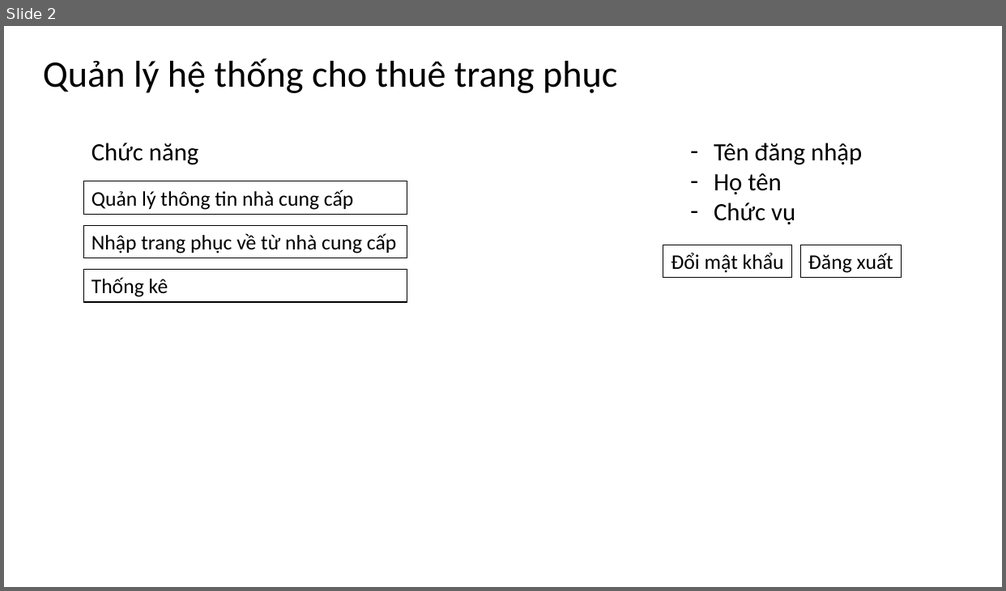
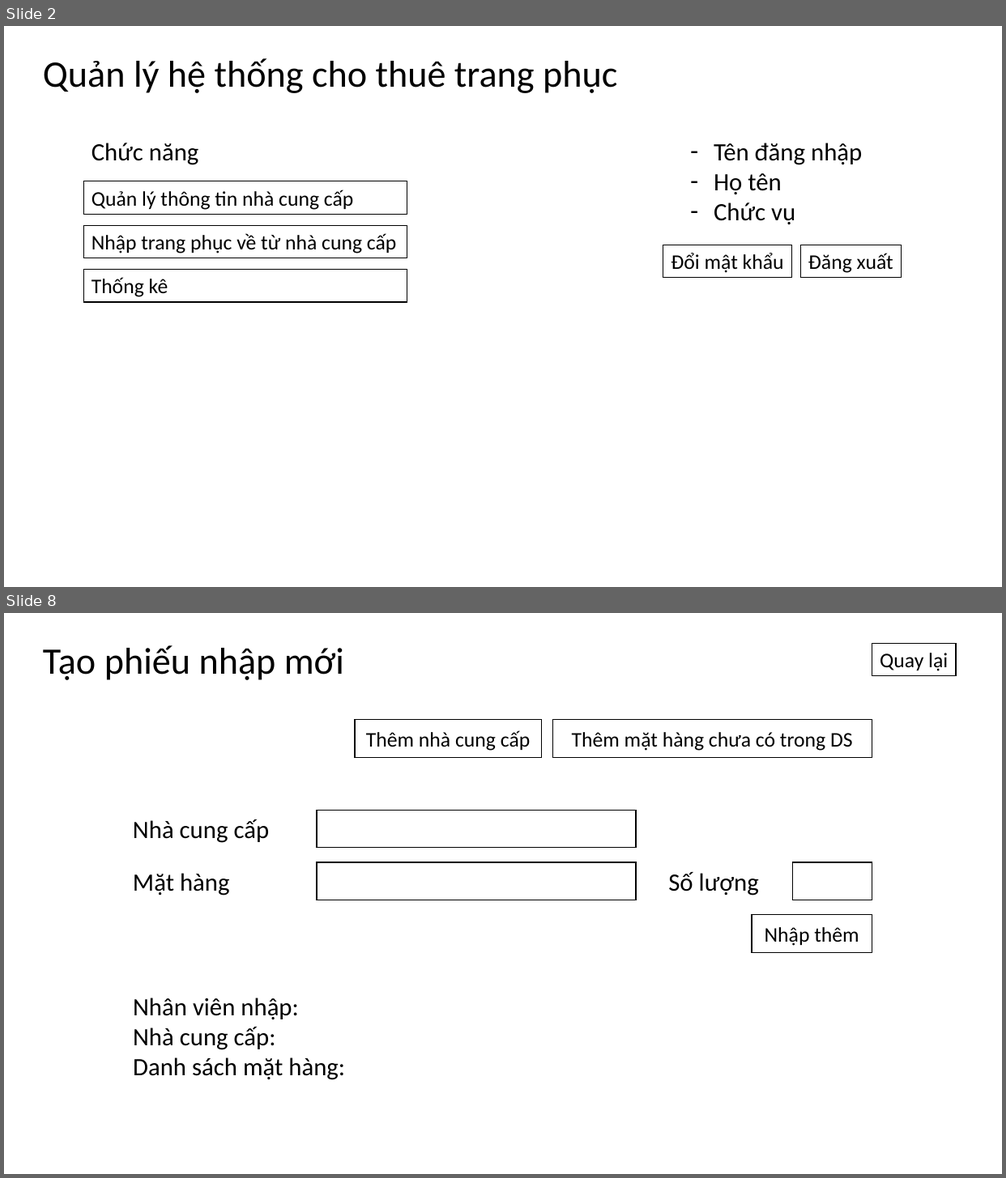
Before and after one commit to tuk3kCS/PTIT, a slide deck: 20251/Phân tích thiết kế HTTT/Hình vẽ/UI.pptx. Shown one above the other, each under a label of ours: slide 2 before the commit, slides 2 and 8 after it; the slides between them are not shown. The pictures are 1006x591 and 1006x1178 pixels, drawn with LibreOffice and Linux fonts; fonts in the diff are those of the drawing. Boxes give left, top, right and bottom in pixels: in the first picture for what was removed or moved away, otherwise in the second. Text is boxed around its words. In the diff, an @@ line names an element or a change of style, - is before the commit and + after.

```diff
--- a/20251/Phân tích thiết kế HTTT/Hình vẽ/UI.pptx
+++ b/20251/Phân tích thiết kế HTTT/Hình vẽ/UI.pptx
@@ slide 8 added at (4,613,1002,1174), background #FFFFFF @@
@@ text added at (43,645,344,680), 36 pt, text #000000 @@
+Tạo phiếu nhập mới
@@ rectangle added at (872,643,957,676), fill #FFFFFF, outline #000000 1 pt, 20 pt, text #000000 @@
+Quay lại
@@ rectangle added at (355,720,542,757), fill #FFFFFF, outline #000000 1 pt, 20 pt, text #000000 @@
+Thêm nhà cung cấp
@@ rectangle added at (552,720,872,757), fill #FFFFFF, outline #000000 1 pt, 20 pt, text #000000 @@
+Thêm mặt hàng chưa có trong DS
@@ text added at (133,820,270,843), 24 pt, text #000000 @@
+Nhà cung cấp
@@ rectangle added at (317,810,637,847), fill #FFFFFF, outline #000000 1 pt @@
@@ text added at (133,873,230,896), 24 pt, text #000000 @@
+Mặt hàng
@@ rectangle added at (317,862,637,900), fill #FFFFFF, outline #000000 1 pt @@
@@ text added at (668,872,759,896), 24 pt, text #000000 @@
+Số lượng
@@ rectangle added at (793,862,872,900), fill #FFFFFF, outline #000000 1 pt @@
@@ rectangle added at (752,915,872,953), fill #FFFFFF, outline #000000 1 pt, 20 pt, text #000000 @@
+Nhập thêm
@@ text added at (133,998,345,1080), 24 pt, text #000000 @@
+Nhân viên nhập:
+Nhà cung cấp:
+Danh sách mặt hàng:
```
Also in this commit, not shown: 1 slide changed, 11 other slides added, 17 other files.
